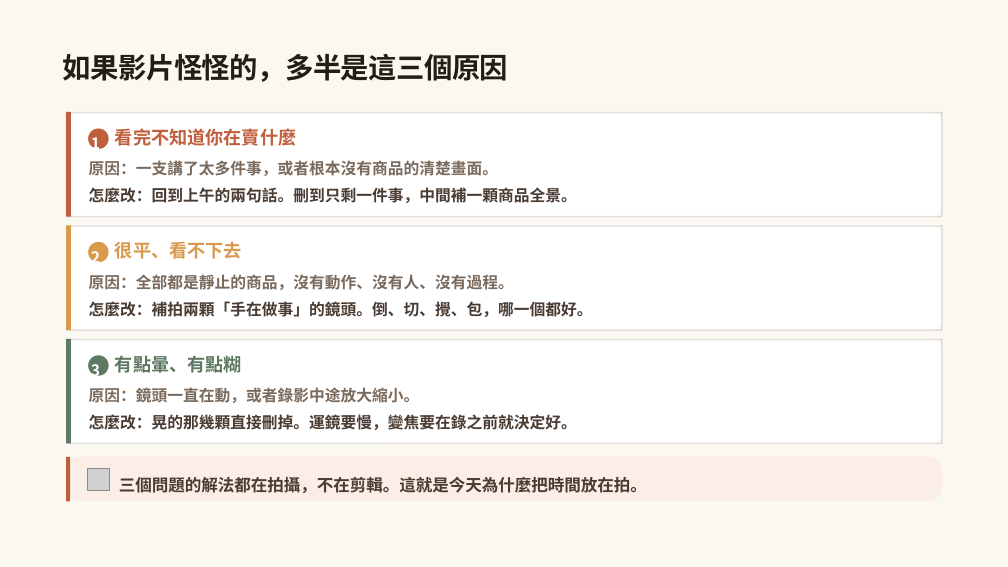
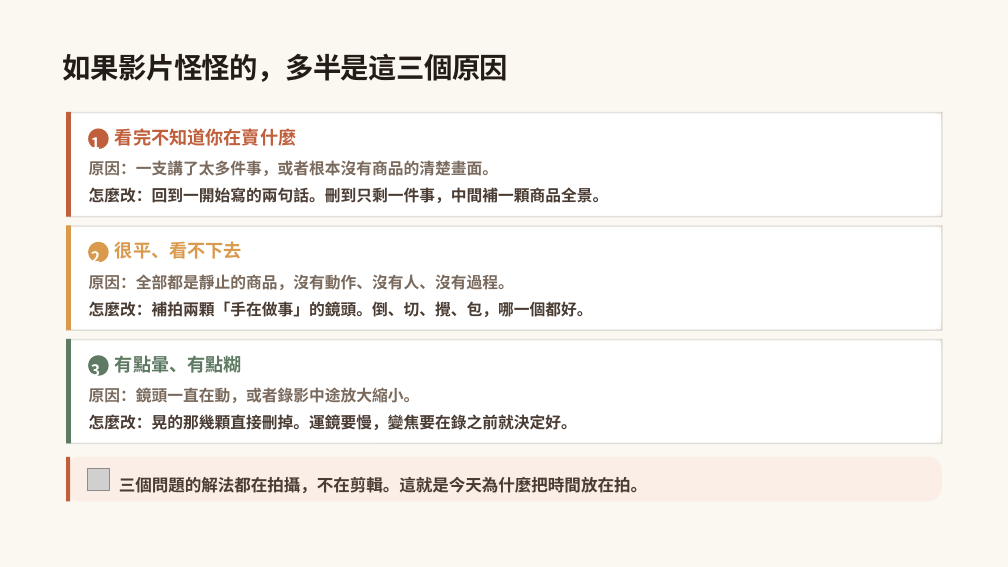
Before and after one commit to ja9705110/gogoeveryday, a slide deck: slide 62 of photo-course-2/手機拍攝商品與影像編修基礎2_商品短影音.pptx (slide 78 before the commit). Drawn at 1008x567 pixels with LibreOffice and Linux fonts; fonts in the diff are those of the drawing; grey boxes stand for pictures; background and template pictures are left out. Boxes give left, top, right and bottom in pixels: in the first picture for what was removed or moved away, otherwise in the second. Text is boxed around its words. In the diff, an @@ line names an element or a change of style, - is before the commit and + after.

```diff
--- a/photo-course-2/手機拍攝商品與影像編修基礎2_商品短影音.pptx
+++ b/photo-course-2/手機拍攝商品與影像編修基礎2_商品短影音.pptx
@@ text at bbox=[89, 187, 609, 203]: text changed @@
-怎麼改：回到上午的兩句話。刪到只剩一件事，中間補一顆商品全景。
+怎麼改：回到一開始寫的兩句話。刪到只剩一件事，中間補一顆商品全景。
```
Also in this commit, not shown: 13 other slides changed, 7 slides added, 11 slides removed, 8 other files.
